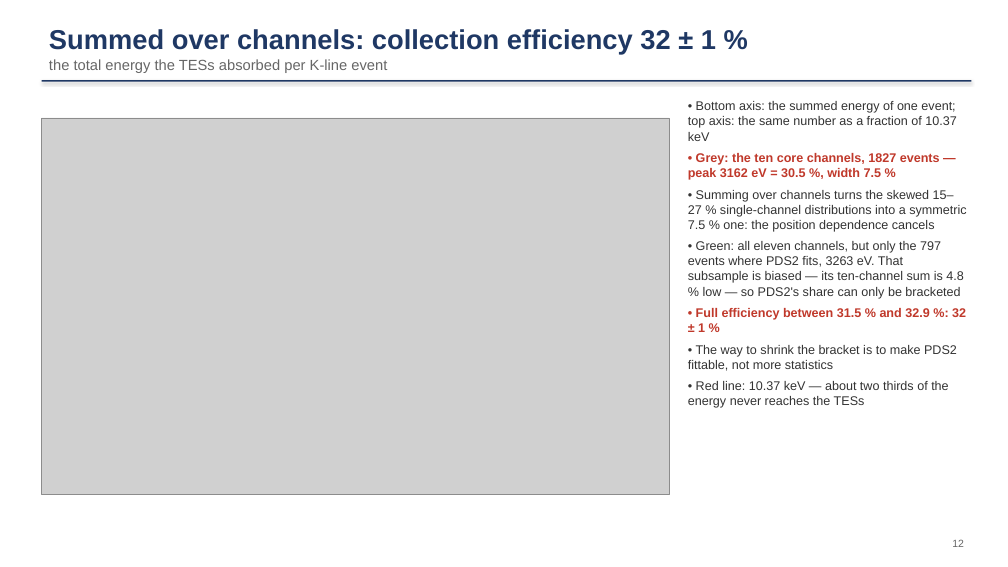
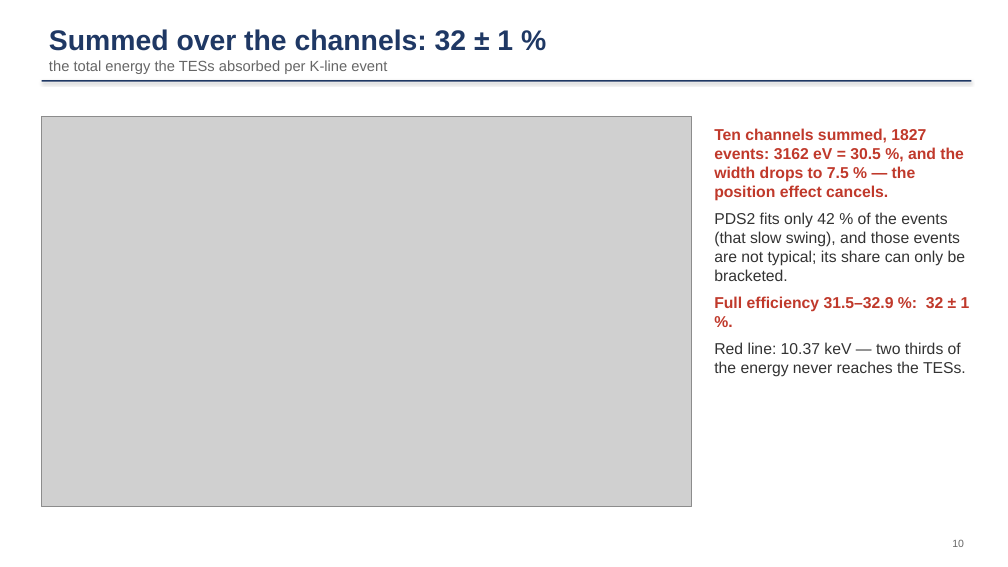
Before and after one commit to ZhihengLi0/urop, a slide deck: slide 10 of snolab/collection_efficiency/presentation/SNOLAB_R4_collection_efficiency_20260910.pptx (slide 12 before the commit). Drawn at 1008x567 pixels with LibreOffice and Linux fonts; fonts in the diff are those of the drawing; grey boxes stand for pictures. Boxes give left, top, right and bottom in pixels: in the first picture for what was removed or moved away, otherwise in the second. Text is boxed around its words. In the diff, an @@ line names an element or a change of style, - is before the commit and + after.

```diff
--- a/snolab/collection_efficiency/presentation/SNOLAB_R4_collection_efficiency_20260910.pptx
+++ b/snolab/collection_efficiency/presentation/SNOLAB_R4_collection_efficiency_20260910.pptx
@@ text at (49, 29, 513, 51): text changed; size 26 to 27 pt @@
-Summed over channels: collection efficiency 32 ± 1 %
+Summed over the channels: 32 ± 1 %
@@ picture: place and size @@
-picture at (42, 118, 669, 495)
+picture at (42, 116, 692, 507)
@@ text at (714, 128, 970, 377): text changed; size 12 to 15 pt @@
-• Bottom axis: the summed energy of one event; top axis: the same number as a fraction of 10.37 keV
-• Grey: the ten core channels, 1827 events — peak 3162 eV = 30.5 %, width 7.5 %
-• Summing over channels turns the skewed 15–27 % single-channel distributions into a symmetric 7.5 % one: the position dependence cancels
-• Green: all eleven channels, but only the 797 events where PDS2 fits, 3263 eV. That subsample is biased — its ten-channel sum is 4.8 % low — so PDS2's share can only be bracketed
-• Full efficiency between 31.5 % and 32.9 %: 32 ± 1 %
-• The way to shrink the bracket is to make PDS2 fittable, not more statistics
-• Red line: 10.37 keV — about two thirds of the energy never reaches the TESs
+Ten channels summed, 1827 events: 3162 eV = 30.5 %, and the width drops to 7.5 % — the position effect cancels.
+PDS2 fits only 42 % of the events (that slow swing), and those events are not typical; its share can only be bracketed.
+Full efficiency 31.5–32.9 %: 32 ± 1 %.
+Red line: 10.37 keV — two thirds of the energy never reaches the TESs.
@@ text at (952, 540, 964, 547): text changed @@
-12
+10
```
Also in this commit, not shown: 14 other slides changed, 2 slides added, 7 slides removed, 5 other files.
